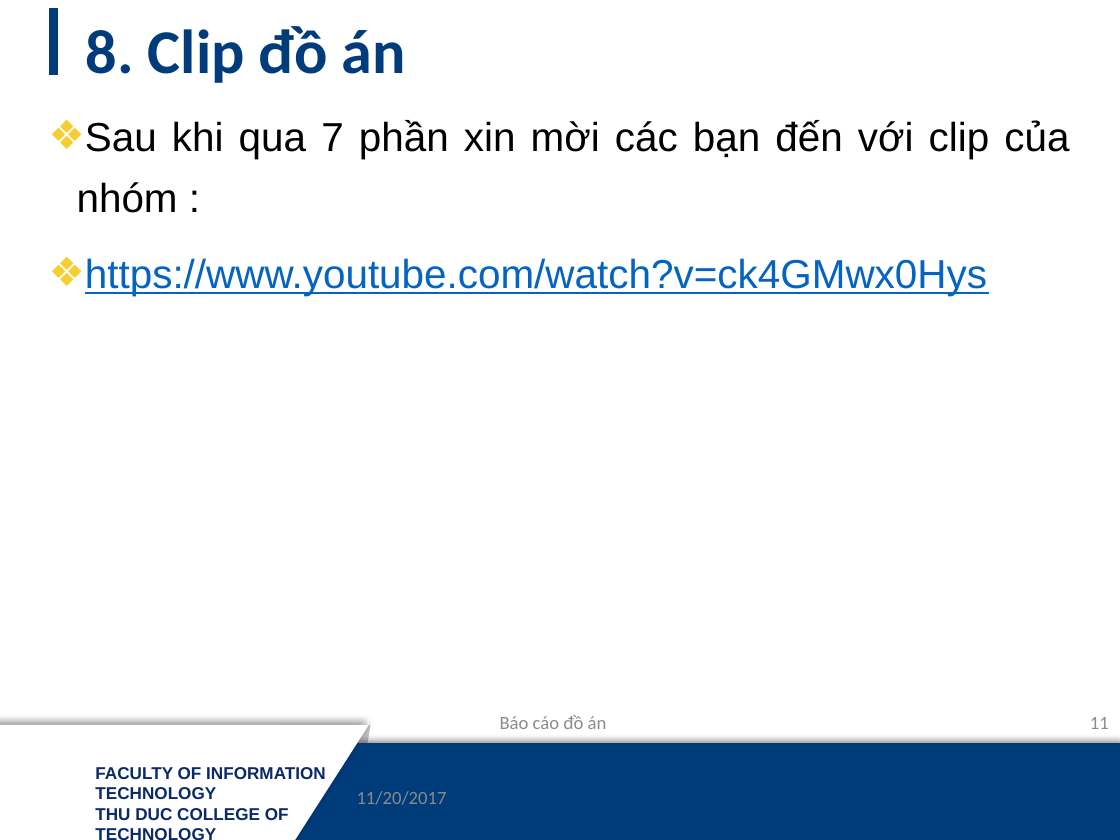
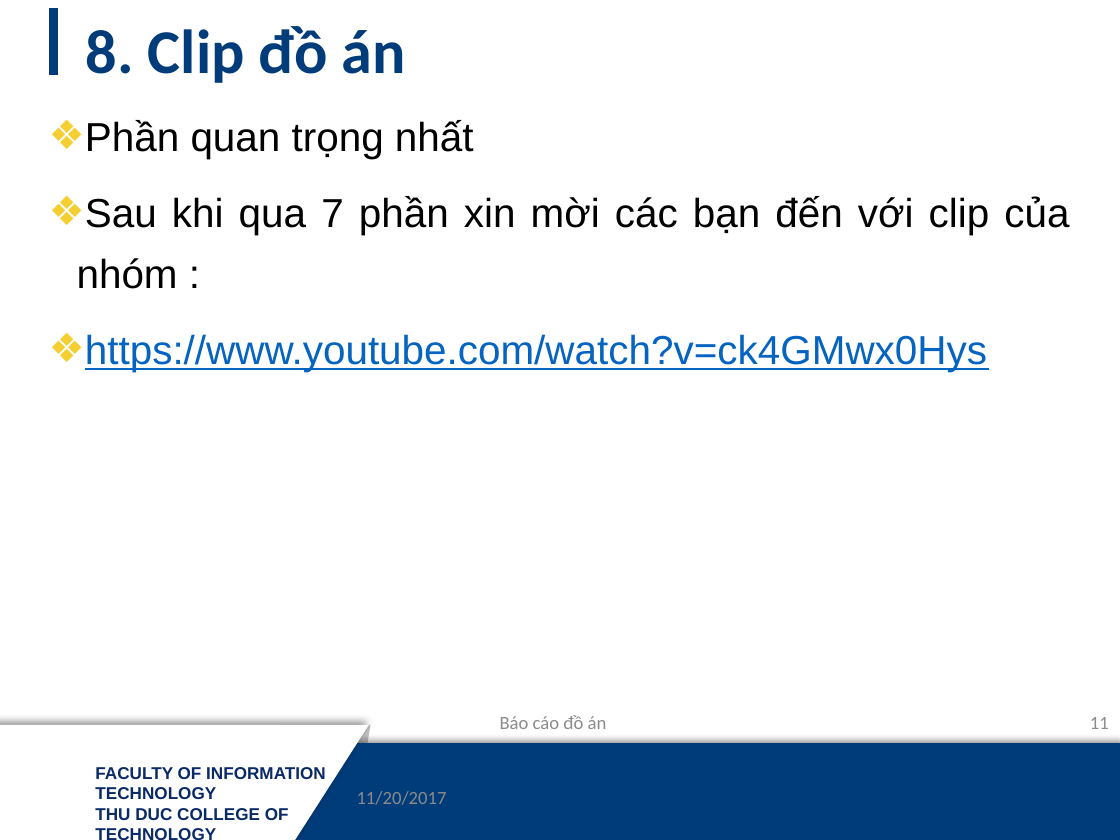
Before and after one commit to mynameissss/NM03_NHOM7, a slide deck: slide 11 of Báo-cáo-đồ-án.pptx. Drawn at 1120x840 pixels with LibreOffice and Linux fonts; fonts in the diff are those of the drawing; background and template pictures are left out. Boxes give left, top, right and bottom in pixels: in the first picture for what was removed or moved away, otherwise in the second. Text is boxed around its words. In the diff, an @@ line names an element or a change of style, - is before the commit and + after.

```diff
--- a/Báo-cáo-đồ-án.pptx
+++ b/Báo-cáo-đồ-án.pptx
@@ text at [85,120,474,159]: paragraph added @@
+❖ Phần quan trọng nhất
```
Also in this commit, not shown: 7 other slides changed, 1 slide added, 1 slide removed, 1 other file.
